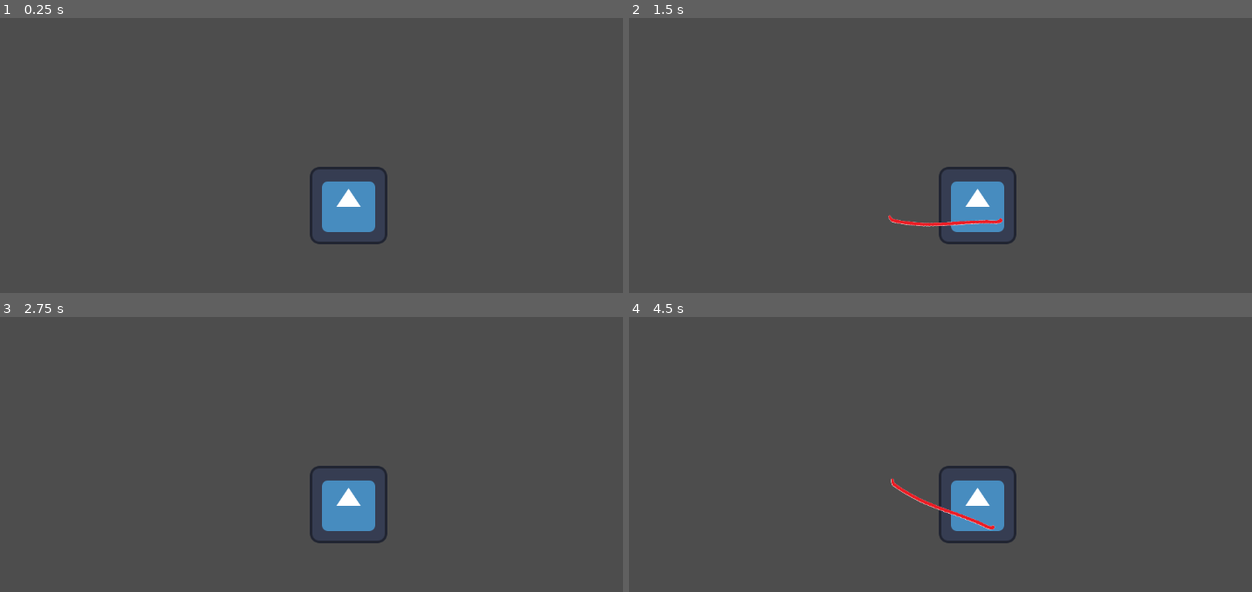
Above: before the commit, frames 1-4 (two rows, left to right).
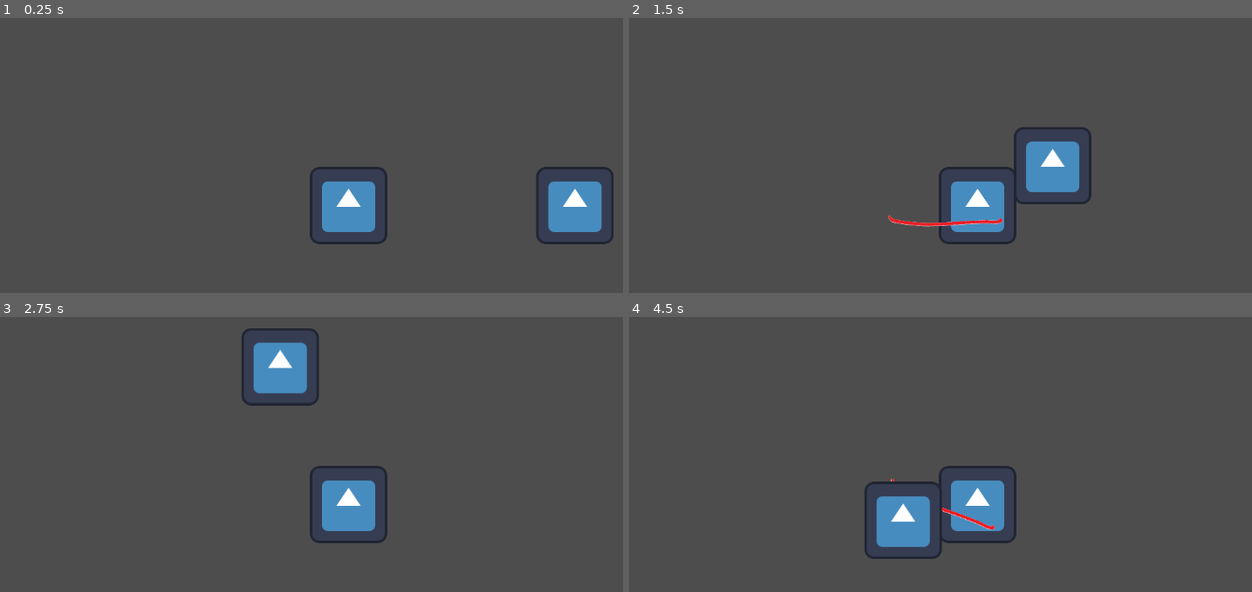
Above: after the commit, the same moments.

Repository: kschulz20/scream-jam-2024
Game: Godot game, scene res://src/main.tscn
Same seed, same stepped clock (60 frames per second), same inputs: the game is played once before the commit and once after it. The engine's default icon, where the game draws it, is replaced by a stand-in: a white triangle on a blue panel in a dark square.
Inputs (mouse positions are in pixels of both pictures, inside the frame that each line leads up to):
- Up to frame 1 (0.25 s): no input
- Up to frame 2 (1.5 s): move the mouse to (1133, 185) at 0.52 s; hold D (move_right) 0.53-1.28 s; click (1133, 185) at 0.6 s; move the mouse to (840, 224) at 1.27 s; hold S (move_down) from 1.28 s (still down); click (840, 224) at 1.35 s
- Up to frame 3 (2.75 s): move the mouse to (417, 418) at 2.02 s; release S (move_down) at 2.03 s; hold D (move_right) from 2.03 s (still down); click (417, 418) at 2.1 s
- Up to frame 4 (4.5 s): move the mouse to (940, 583) at 2.77 s; release D (move_right) at 2.78 s; hold W (move_up) 2.78-3.53 s; click (940, 583) at 2.85 s; move the mouse to (1189, 564) at 3.52 s; hold A (move_left) from 3.53 s (still down); click (1189, 564) at 3.6 s; tap Enter at 4.25 s; move the mouse to (766, 446) at 4.27 s; click (766, 446) at 4.35 s

The runs differ from the first frame. In frame 1, 2.0% of the frame differs, in the area x 86-99%, y 54-83%; in frame 2, 2.0%; in frame 3, 2.1%; in frame 4, 2.1%, in the area x 37-51%, y 59-88%.

Commit message:
Add collision detection to enemy script

Diff:
--- a/src/Entities/MVPEnemy/enemy.gd
+++ b/src/Entities/MVPEnemy/enemy.gd
@@ -1,4 +1,15 @@
 extends CharacterBody2D
+
+var move_speed = 5.0
 
 func take_damage():
 	print("OW!!!!")
+
+func _physics_process(delta: float) -> void:
+	velocity = move_speed * delta * (%PlayerCharacter.position - position)
+	move_and_slide()
+	for index in get_slide_collision_count():
+		var collision := get_slide_collision(index)
+		var obj := collision.get_collider()
+		if obj == %PlayerCharacter:
+			print("gotcha!")
--- a/src/Entities/Player/player_character.gd
+++ b/src/Entities/Player/player_character.gd
@@ -64,6 +64,7 @@
 		var cane_hitbox_vector: Vector2 = Vector2.from_angle(mouse_angle)
 		# multiply by some amount here
 		cane_attack.emit(cane_hitbox_vector)
+
 	pass
 
 # Called every frame. 'delta' is the elapsed time since the previous frame.
--- a/src/main.tscn
+++ b/src/main.tscn
@@ -1,12 +1,30 @@
-[gd_scene load_steps=3 format=3 uid="uid://owpaq245hh2l"]
+[gd_scene load_steps=6 format=3 uid="uid://owpaq245hh2l"]
 
 [ext_resource type="PackedScene" uid="uid://q772sl7sx1ey" path="res://src/Entities/Player/player_character.tscn" id="1_wblpv"]
 [ext_resource type="PackedScene" uid="uid://3k1pyy0hhb37" path="res://src/Entities/MVPEnemy/enemy.tscn" id="2_gv313"]
+[ext_resource type="Texture2D" uid="uid://bj7l42iw8ukom" path="res://assets/player/icon.svg" id="3_lyv6t"]
+
+[sub_resource type="CapsuleShape2D" id="CapsuleShape2D_wj6wx"]
+radius = 60.0
+height = 122.0
+
+[sub_resource type="CapsuleShape2D" id="CapsuleShape2D_tpfj1"]
+radius = 60.0
+height = 120.0
 
 [node name="Main" type="Node"]
 
 [node name="PlayerCharacter" parent="." instance=ExtResource("1_wblpv")]
+unique_name_in_owner = true
 move_speed = 20000.0
 
+[node name="CollisionShape2D2" type="CollisionShape2D" parent="PlayerCharacter"]
+shape = SubResource("CapsuleShape2D_wj6wx")
+
 [node name="Enemy" parent="." instance=ExtResource("2_gv313")]
-script = null
+
+[node name="Sprite2D" type="Sprite2D" parent="Enemy"]
+texture = ExtResource("3_lyv6t")
+
+[node name="CollisionShape2D2" type="CollisionShape2D" parent="Enemy"]
+shape = SubResource("CapsuleShape2D_tpfj1")
